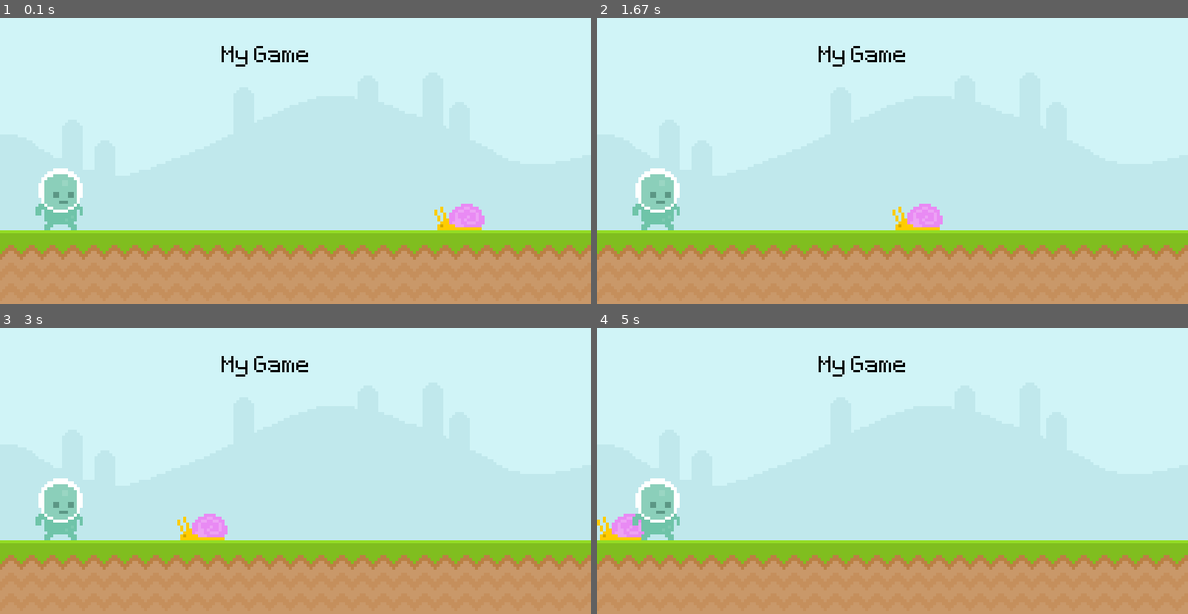
Above: before the commit, frames 1-4 (two rows, left to right).
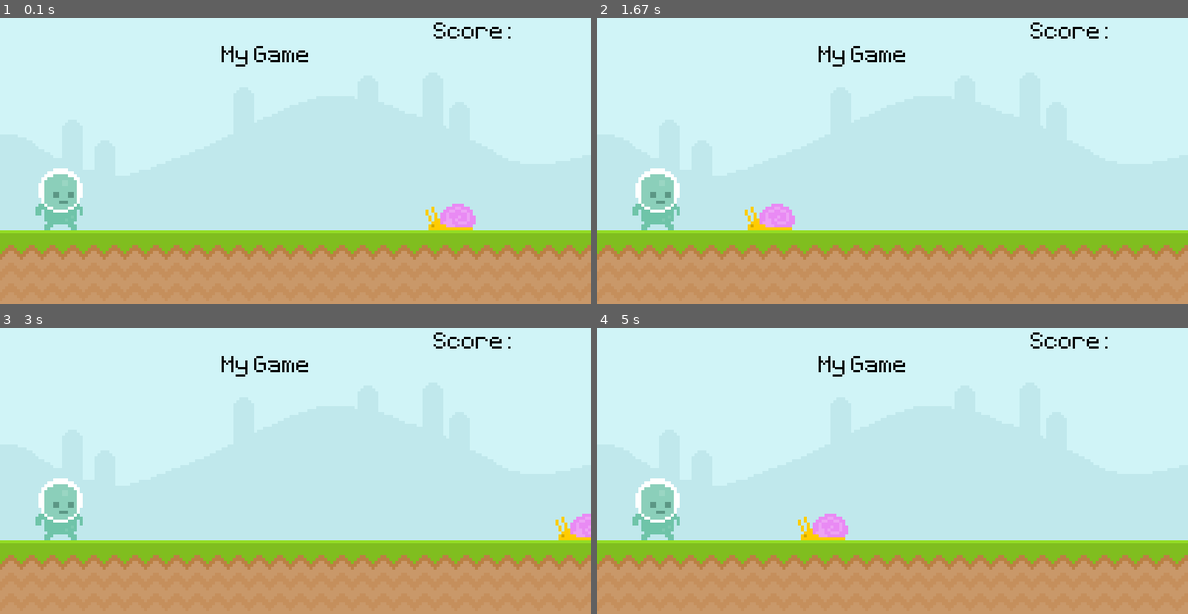
Above: after the commit, the same moments.

Repository: drewmayberry11/pygame-demos
Game: pygame game, started from PygameIntroduction/main.py
Two runs of this game, one before a commit and one after it. Both use one fixed random seed, a clock stepped at 60 frames per second and the inputs below.
Inputs (mouse positions are in pixels of both pictures, inside the frame that each line leads up to):
- Up to frame 1 (0.1 s): no input
- Up to frame 2 (1.67 s): click (656, 198) at 0.38 s
- Up to frame 3 (3 s): no input
- Up to frame 4 (5 s): no input

The runs differ from the first frame. In frame 1, 0.7% of the frame differs, in the area x 72-87%, y 1-75%; in frame 2, 1.3%, in the area x 25-87%, y 1-75%; in frame 3, 1.2%; in frame 4, 1.3%.

Commit message:
Updated main.py

Diff:
--- a/PygameIntroduction/main.py
+++ b/PygameIntroduction/main.py
@@ -27,17 +27,37 @@
     "graphics/Player/player_walk_1.png").convert_alpha()
 player_rect = player_surf.get_rect(midbottom=(80, 300))
 
+score_surf = test_font.render('Score: ', False, 'Black')
+score_rect = score_surf.get_rect(bottomright=(700, 50))
+
 # --- Main Game Loop ----------------------------------------------------------
 while True:
     # 1) Handle OS/window events (close button, etc.)
+    mouse_pos = pygame.mouse.get_pos()
     for event in pygame.event.get():
         if event.type == pygame.QUIT:
             pygame.quit()
             exit()
 
+        # MOUSEBUTTONUP MOUSRBUTTONDOWN MOUSEMOTION
+        # if event.type == pygame.MOUSEMOTION:
+        #     print("Moving Mouse")
+        #     print(mouse_pos)
+        if event.type == pygame.MOUSEBUTTONUP:
+            print("mouse up")
+            print(mouse_pos)
+        if event.type == pygame.MOUSEBUTTONDOWN:
+            print("mouse down")
+            print(mouse_pos)
+
+        if event.type == pygame.MOUSEMOTION:
+            # event.pos is the mouse position for THIS motion event
+            if player_rect.collidepoint(event.pos):
+                print("Hovering player")
+
     # 2) Update game state (movement, timers, etc.)
     # Move snail left by 2 pixels per frame
-    snail_rect.x -= 2
+    snail_rect.x -= 4
 
     # If the snail leaves the screen to the left, wrap it back to the right
     if snail_rect.right <= 0:               # fully off-screen
@@ -53,6 +73,15 @@
     screen.blit(snail_surface, snail_rect)
     screen.blit(player_surf, player_rect)
 
+    screen.blit(score_surf, score_rect)
+
+    # if player_rect.colliderect(snail_rect):
+    #     print('Collision')
+
+    mouse_pos = pygame.mouse.get_pos()
+    # if player_rect.collidepoint(mouse_pos):
+    #     print(pygame.mouse.get_pressed())
+
     # 4) Flip the back buffer to the screen and cap FPS
     pygame.display.update()
     clock.tick(60)  # Run the loop at most 60 times per second
